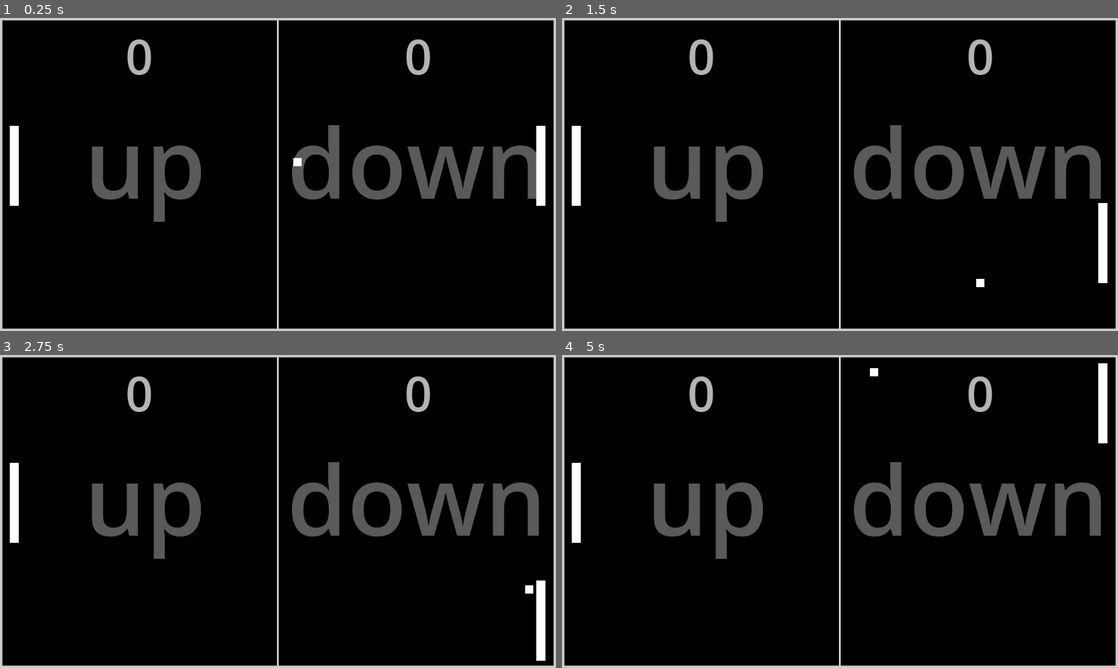
Above: before the commit, frames 1-4 (two rows, left to right).
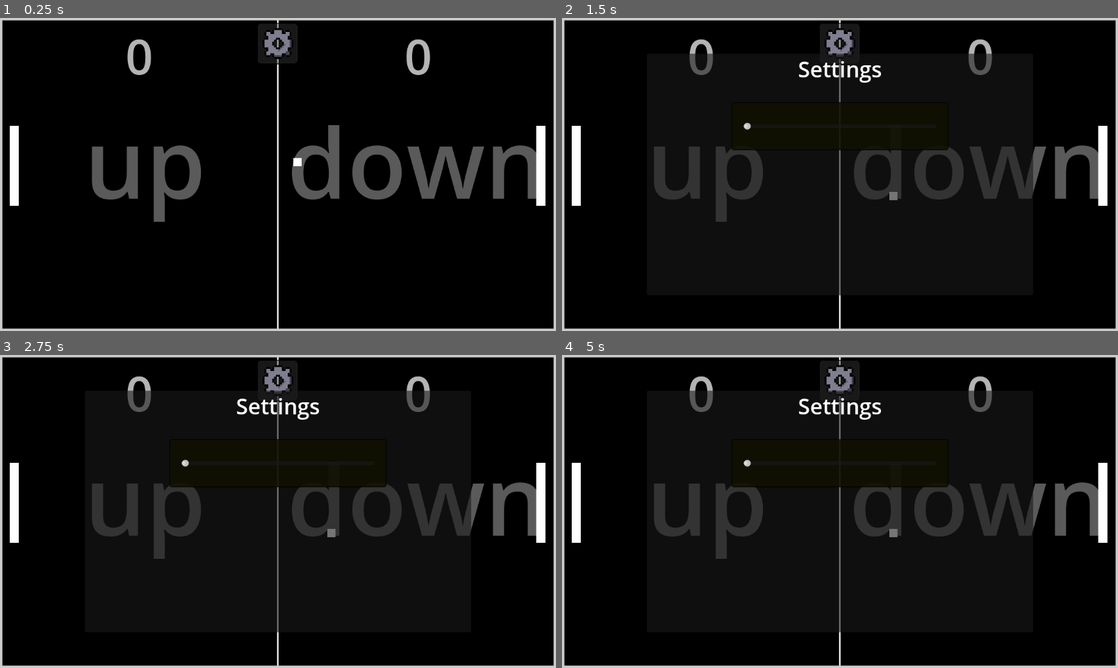
Above: after the commit, the same moments.

Repository: artemagant/Pong
Game: Godot game, scene res://scenes/main.tscn
The game is run twice, just before and just after one commit, with the same random seed, the same clock (stepped at 60 frames per second) and the same inputs.
Inputs (mouse positions are in pixels of both pictures, inside the frame that each line leads up to):
- Up to frame 1 (0.25 s): no input
- Up to frame 2 (1.5 s): click (840, 43) at 0.52 s; hold Up (up, bound only after the commit) from 1.28 s (still down)
- Up to frame 3 (2.75 s): release Up (up, bound only after the commit) at 2.03 s; hold Down (down, bound only after the commit) from 2.03 s (still down)
- Up to frame 4 (5 s): release Down (down, bound only after the commit) at 2.78 s; hold Up (up, bound only after the commit) 2.78-4.28 s; hold Down (down, bound only after the commit) from 4.28 s (still down)

The runs differ from the first frame. In frame 1, 0.3% of the frame differs, in the area x 46-54%, y 1-15%; in frame 2, 6.8%; in frame 3, 6.8%, in the area x 16-99%, y 1-98%; in frame 4, 6.8%.

Commit message:
add 'settings'. They need in imprufment

Diff:
--- a/pong/project.godot
+++ b/pong/project.godot
@@ -19,6 +19,19 @@
 
 window/stretch/mode="viewport"
 
+[input]
+
+up={
+"deadzone": 0.2,
+"events": [Object(InputEventKey,"resource_local_to_scene":false,"resource_name":"","device":0,"window_id":0,"alt_pressed":false,"shift_pressed":false,"ctrl_pressed":false,"meta_pressed":false,"pressed":false,"keycode":0,"physical_keycode":4194320,"key_label":0,"unicode":0,"location":0,"echo":false,"script":null)
+]
+}
+down={
+"deadzone": 0.2,
+"events": [Object(InputEventKey,"resource_local_to_scene":false,"resource_name":"","device":0,"window_id":0,"alt_pressed":false,"shift_pressed":false,"ctrl_pressed":false,"meta_pressed":false,"pressed":false,"keycode":0,"physical_keycode":4194322,"key_label":0,"unicode":0,"location":0,"echo":false,"script":null)
+]
+}
+
 [rendering]
 
 renderer/rendering_method="mobile"
--- a/pong/scenes/main.tscn
+++ b/pong/scenes/main.tscn
@@ -1,6 +1,9 @@
-[gd_scene load_steps=4 format=3 uid="uid://ceu771rqxpk0b"]
+[gd_scene load_steps=9 format=3 uid="uid://ceu771rqxpk0b"]
 
 [ext_resource type="Script" uid="uid://jrjectm2vb7w" path="res://scripts/main.gd" id="1_o5qli"]
+[ext_resource type="AudioStream" uid="uid://bj2ithld68cke" path="res://sounds/Ball_bounse.mp3" id="2_0wfyh"]
+[ext_resource type="Texture2D" uid="uid://c17eggyjyr0xd" path="res://art/Settings_Buttot_Icon.png" id="2_jyhfs"]
+[ext_resource type="AudioStream" uid="uid://dfnmxkhrr63pq" path="res://sounds/song_theme.mp3" id="3_sugp2"]
 
 [sub_resource type="StyleBoxFlat" id="StyleBoxFlat_sgp6g"]
 bg_color = Color(0, 0, 0, 1)
@@ -9,12 +12,37 @@
 border_width_right = 5
 border_width_bottom = 5
 
+[sub_resource type="StyleBoxFlat" id="StyleBoxFlat_jyhfs"]
+bg_color = Color(0.21904597, 0.219046, 0.21904597, 0.4392157)
+border_width_left = 2
+border_width_top = 2
+border_width_right = 2
+border_width_bottom = 2
+border_color = Color(0, 0, 0, 0.7647059)
+corner_radius_top_left = 8
+corner_radius_top_right = 8
+corner_radius_bottom_right = 8
+corner_radius_bottom_left = 8
+
 [sub_resource type="CanvasTexture" id="CanvasTexture_0wfyh"]
+
+[sub_resource type="StyleBoxFlat" id="StyleBoxFlat_tbgi4"]
+bg_color = Color(0.0609778, 0.064023085, 0, 0.85490197)
+border_width_left = 2
+border_width_top = 2
+border_width_right = 2
+border_width_bottom = 2
+border_color = Color(0, 0, 0, 0.8)
+corner_radius_top_left = 5
+corner_radius_top_right = 5
+corner_radius_bottom_right = 5
+corner_radius_bottom_left = 5
 
 [node name="main" type="Node2D"]
 script = ExtResource("1_o5qli")
 
 [node name="Panel" type="Panel" parent="."]
+z_index = -2
 offset_right = 1152.0
 offset_bottom = 648.0
 theme_override_styles/panel = SubResource("StyleBoxFlat_sgp6g")
@@ -55,19 +83,43 @@
 theme_override_font_sizes/font_size = 100
 text = "0"
 
+[node name="settings_button" type="Panel" parent="."]
+offset_left = 532.411
+offset_top = 9.988
+offset_right = 618.411
+offset_bottom = 95.988
+mouse_filter = 2
+theme_override_styles/panel = SubResource("StyleBoxFlat_jyhfs")
+
+[node name="Button" type="Button" parent="settings_button"]
+z_index = 1
+texture_filter = 1
+layout_mode = 1
+offset_left = -4.23
+offset_top = -5.147
+offset_right = 19.77
+offset_bottom = 18.853
+scale = Vector2(4, 4)
+focus_mode = 0
+icon = ExtResource("2_jyhfs")
+flat = true
+
 [node name="left_button_mean_up" type="TouchScreenButton" parent="."]
 modulate = Color(1, 1, 1, 0)
-position = Vector2(6, 5)
-scale = Vector2(573, 637)
+position = Vector2(39, 5)
+scale = Vector2(540, 637)
 texture_normal = SubResource("CanvasTexture_0wfyh")
+action = "up"
 
 [node name="right_button_mean_down" type="TouchScreenButton" parent="."]
 modulate = Color(1, 1, 1, 0)
 position = Vector2(580, 8)
 scale = Vector2(573, 637)
 texture_normal = SubResource("CanvasTexture_0wfyh")
+action = "down"
 
 [node name="line_betwin_sides" type="Line2D" parent="."]
+z_index = -1
 points = PackedVector2Array(576, 5, 576, 643)
 width = 3.0
 
@@ -108,7 +160,72 @@
 offset_right = 1130.0
 offset_bottom = 389.0
 
-[connection signal="pressed" from="left_button_mean_up" to="." method="_on_left_button_mean_up_pressed"]
-[connection signal="released" from="left_button_mean_up" to="." method="_on_left_button_mean_up_released"]
-[connection signal="pressed" from="right_button_mean_down" to="." method="_on_right_button_mean_down_pressed"]
-[connection signal="released" from="right_button_mean_down" to="." method="_on_right_button_mean_down_released"]
+[node name="ball_sound" type="AudioStreamPlayer2D" parent="."]
+stream = ExtResource("2_0wfyh")
+volume_db = -5.0
+pitch_scale = 4.0
+
+[node name="music" type="AudioStreamPlayer2D" parent="."]
+stream = ExtResource("3_sugp2")
+volume_db = -12.0
+pitch_scale = 1.2
+autoplay = true
+parameters/looping = true
+
+[node name="settings" type="Panel" parent="."]
+visible = false
+z_index = 5
+anchors_preset = 8
+anchor_left = 0.5
+anchor_top = 0.5
+anchor_right = 0.5
+anchor_bottom = 0.5
+offset_left = 176.0
+offset_top = 74.0
+offset_right = 976.0
+offset_bottom = 574.0
+grow_horizontal = 2
+grow_vertical = 2
+
+[node name="Music" type="Panel" parent="settings"]
+layout_mode = 1
+anchors_preset = 8
+anchor_left = 0.5
+anchor_top = 0.5
+anchor_right = 0.5
+anchor_bottom = 0.5
+offset_left = -225.0
+offset_top = -150.0
+offset_right = 225.0
+offset_bottom = -50.0
+grow_horizontal = 2
+grow_vertical = 2
+theme_override_styles/panel = SubResource("StyleBoxFlat_tbgi4")
+
+[node name="HSlider" type="HSlider" parent="settings/Music"]
+layout_mode = 1
+anchors_preset = 8
+anchor_left = 0.5
+anchor_top = 0.5
+anchor_right = 0.5
+anchor_bottom = 0.5
+offset_left = -200.0
+offset_top = -50.0
+offset_right = 200.0
+offset_bottom = 50.0
+grow_horizontal = 2
+grow_vertical = 2
+
+[node name="Label" type="Label" parent="settings"]
+layout_mode = 1
+anchors_preset = 5
+anchor_left = 0.5
+anchor_right = 0.5
+offset_left = -31.0
+offset_right = 31.0
+offset_bottom = 23.0
+grow_horizontal = 2
+theme_override_font_sizes/font_size = 45
+text = "Settings"
+
+[connection signal="pressed" from="settings_button/Button" to="." method="_on_button_pressed"]
--- a/pong/scripts/main.gd
+++ b/pong/scripts/main.gd
@@ -3,17 +3,27 @@
 var up:bool
 var down:bool
 var speed = 200
+var current_speed = 200
 var direction_x:int
 var direction_y:int
 var player_points := 0
 var enemy_points := 0
 var changing_speed = false
-
+var settings = false
 # Called when the node enters the scene tree for the first time.
 func _ready() -> void:
 	direction_x = randi_range(-1, 1)
 	direction_y = randi_range(-1, 1)
 
+func _input(event: InputEvent) -> void:
+	if event. is_action_pressed("down"):
+		down = true
+	elif event. is_action_released("down"):
+		down = false
+	elif event. is_action_pressed("up"):
+		up = true
+	elif event. is_action_released("up"):
+		up = false
 
 # Called every frame. 'delta' is the elapsed time since the previous frame.
 func _process(delta: float) -> void:
@@ -24,6 +34,7 @@
 		return
 	while  direction_y == 0:
 		direction_y = randi_range(-1, 1)
+		return
 
 	if up and $Player.position.y > 5:
 		$Player.position.y -= speed * delta
@@ -49,32 +60,30 @@
 
 	if $ball.position.y <= 5:
 		direction_y = 1
+		$ball_sound.play()
 	elif $ball.position.y >= 633:
 		direction_y = -1
+		$ball_sound.play()
 	$ball.position.x += speed * direction_x * delta
 	$ball.position.y += speed * direction_y * delta
 	# Player catch ball
 	if direction_x == -1 and $ball.position.x < 37 and $ball.position.x > 20 and $ball.position.y > $Player.position.y and $ball.position.y < $Player.position.y + 166:
 		direction_x = 1
+		$ball_sound.play()
 	# enemy catch ball
 	if direction_x == 1 and $ball.position.x > 1097 and $ball.position.y >= $enemy.position.y-5 and $ball.position.y <= $enemy.position.y + 166:
 		direction_x = -1
+		$ball_sound.play()
 
 
-func _on_left_button_mean_up_pressed() -> void:
-	up = true
-func _on_left_button_mean_up_released() -> void:
-	up = false
-func _on_right_button_mean_down_pressed() -> void:
-	down = true
-func _on_right_button_mean_down_released() -> void:
-	down = false
+
 
 func change_speed():
 	if changing_speed == false:
 		changing_speed = true
 		await get_tree().create_timer(5.0).timeout
-		speed += 100
+		if settings == false:
+			speed += 100
 		changing_speed = false
 
 func restart():
@@ -100,7 +109,15 @@
 	if $enemy.position.y < 5:
 		$enemy.position.y = 5
 
-	if $enemy.position.y+10 > $ball.position.y:
+	if $enemy.position.y > $ball.position.y:
 		$enemy.position.y -= sped * delta
-	elif $enemy.position.y + 156 < $ball.position.y:
+	elif $enemy.position.y + 145 < $ball.position.y:
 		$enemy.position.y += sped * delta
+
+
+func _on_button_pressed() -> void:
+	settings = true
+	current_speed = speed
+	speed = 0
+	$settings.visible = true
+	$music.volume_db -= 10
Binary file added: pong/art/Settings_Buttot_Icon.png
Not shown, added: pong/art/Settings_Buttot_Icon.png.import
Not shown, added: pong/sounds/Ball_bounse.mp3.import
Not shown, added: pong/sounds/song_theme.mp3.import
Not shown, added: pong/core
Not shown, added: pong/sounds/Ball_bounse.mp3
Not shown, added: pong/sounds/song_theme.mp3
